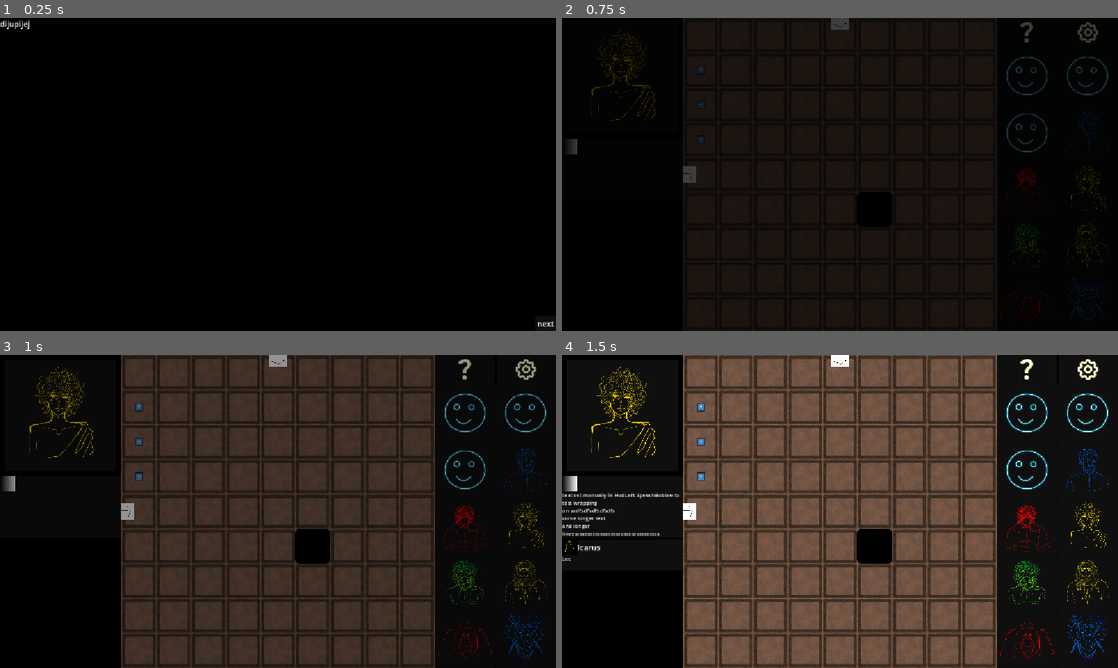
Above: before the commit, frames 1-4 (two rows, left to right).
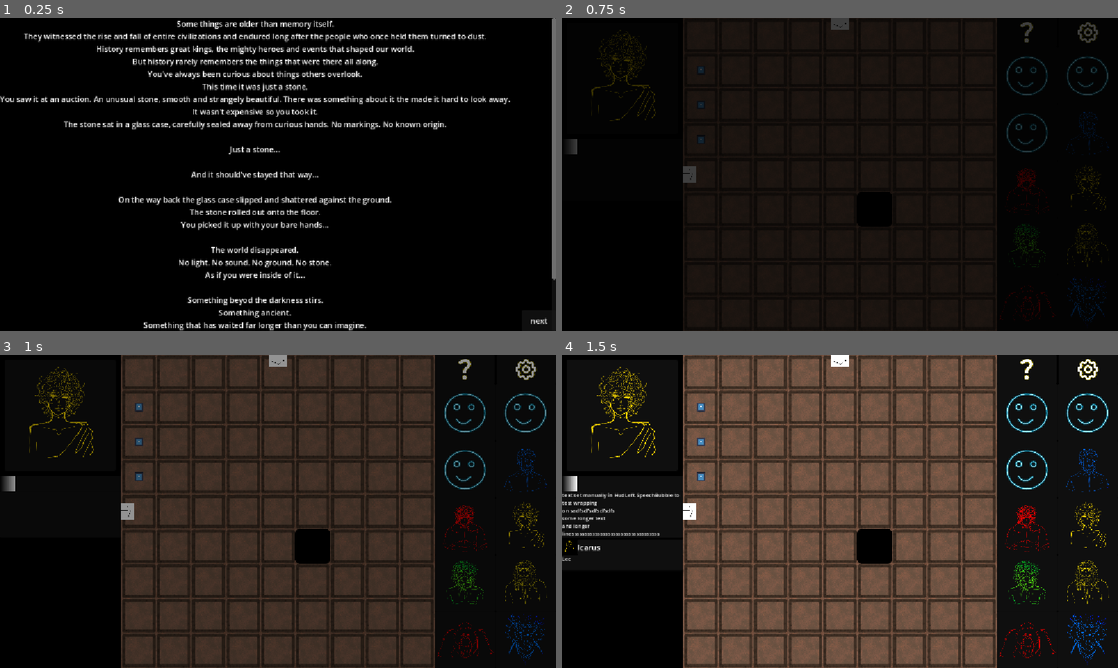
Above: after the commit, the same moments.

Repository: Wallted/ldjam-60
Game: Godot game, scene res://main.tscn
Same seed, same stepped clock (60 frames per second), same inputs: the game is played once before the commit and once after it. The engine's default icon, where the game draws it, is replaced by a stand-in: a white triangle on a blue panel in a dark square.
Inputs (mouse positions are in pixels of both pictures, inside the frame that each line leads up to):
- Up to frame 1 (0.25 s): no input
- Up to frame 2 (0.75 s): click "next" at 0.5 s
- Up to frame 3 (1 s): no input
- Up to frame 4 (1.5 s): move the mouse to (962, 495) at 1.27 s; hold W from 1.28 s (still down); tap R (rotate) at 1.35 s; click (962, 495) at 1.42 s

The runs differ from the first frame. In frame 1, 9.3% of the frame differs, in the area x 0-100%, y 0-100%; in frame 2, nothing differs; in frame 3, nothing differs; in frame 4, nothing differs.

Commit message:
[feature] Intriduction to Introduction Intro

Diff:
--- a/main.gd
+++ b/main.gd
@@ -3,7 +3,7 @@
 @onready var color_rect: ColorRect = $CanvasLayer/TitleScreen/ColorRect
 @onready var button: Button = $CanvasLayer/TitleScreen/Button
 @onready var title_screen: Control = $CanvasLayer/TitleScreen
-@onready var label: Label = $CanvasLayer/TitleScreen/Label
+@onready var title_text_scroll_container: ScrollContainer = $CanvasLayer/TitleScreen/TitleTextScrollContainer
 
 func _ready() -> void:
 	GameState.pause_game()
@@ -14,7 +14,7 @@
 	tween.tween_property(color_rect, 'color:a', 0.0, 0.75).set_trans(Tween.TRANS_LINEAR)
 	tween.tween_callback(_delete)
 	button.visible = false
-	label.visible = false
+	title_text_scroll_container.visible = false
 
 func _delete() -> void:
 	GameState.unpause_game()
--- a/main.tscn
+++ b/main.tscn
@@ -110,6 +110,45 @@
 mouse_filter = 2
 color = Color(0, 0, 0, 1)
 
+[node name="TitleTextScrollContainer" type="ScrollContainer" parent="CanvasLayer/TitleScreen" unique_id=1784492556]
+layout_mode = 0
+offset_right = 1152.0
+offset_bottom = 648.0
+
+[node name="TitleText" type="Label" parent="CanvasLayer/TitleScreen/TitleTextScrollContainer" unique_id=1040147722]
+layout_mode = 2
+text = "Some things are older than memory itself.
+They witnessed the rise and fall of entire civilizations and endured long after the people who once held them turned to dust.
+History remembers great kings, the mighty heroes and events that shaped our world.
+But history rarely remembers the things that were there all along.
+You've always been curious about things others overlook.
+This time it was just a stone.
+You saw it at an auction. An unusual stone, smooth and strangely beautiful. There was something about it the made it hard to look away.
+It wasn't expensive so you took it.
+The stone sat in a glass case, carefully sealed away from curious hands. No markings. No known origin.
+
+Just a stone...
+
+And it should've stayed that way...
+
+On the way back the glass case slipped and shattered against the ground.
+The stone rolled out onto the floor.
+You picked it up with your bare hands...
+
+The world disappeared.
+No light. No sound. No ground. No stone.
+As if you were inside of it...
+
+Something beyod the darkness stirs.
+Something ancient.
+Something that has waited far longer than you can imagine.
+You are not alone here.
+
+And then you see it...
+
+"
+horizontal_alignment = 1
+
 [node name="Button" type="Button" parent="CanvasLayer/TitleScreen" unique_id=172084907]
 layout_mode = 1
 anchors_preset = 3
@@ -117,17 +156,11 @@
 anchor_top = 1.0
 anchor_right = 1.0
 anchor_bottom = 1.0
-offset_left = -43.0
-offset_top = -31.0
+offset_left = -71.0
+offset_top = -43.0
 grow_horizontal = 0
 grow_vertical = 0
 text = "next"
-
-[node name="Label" type="Label" parent="CanvasLayer/TitleScreen" unique_id=1040147722]
-layout_mode = 0
-offset_right = 40.0
-offset_bottom = 23.0
-text = "dijupijej"
 
 [node name="PathSegmentHeadMasterWorkaroundAnimatorSingleton" parent="." unique_id=178939412 instance=ExtResource("5_lquwl")]
 visible = false
